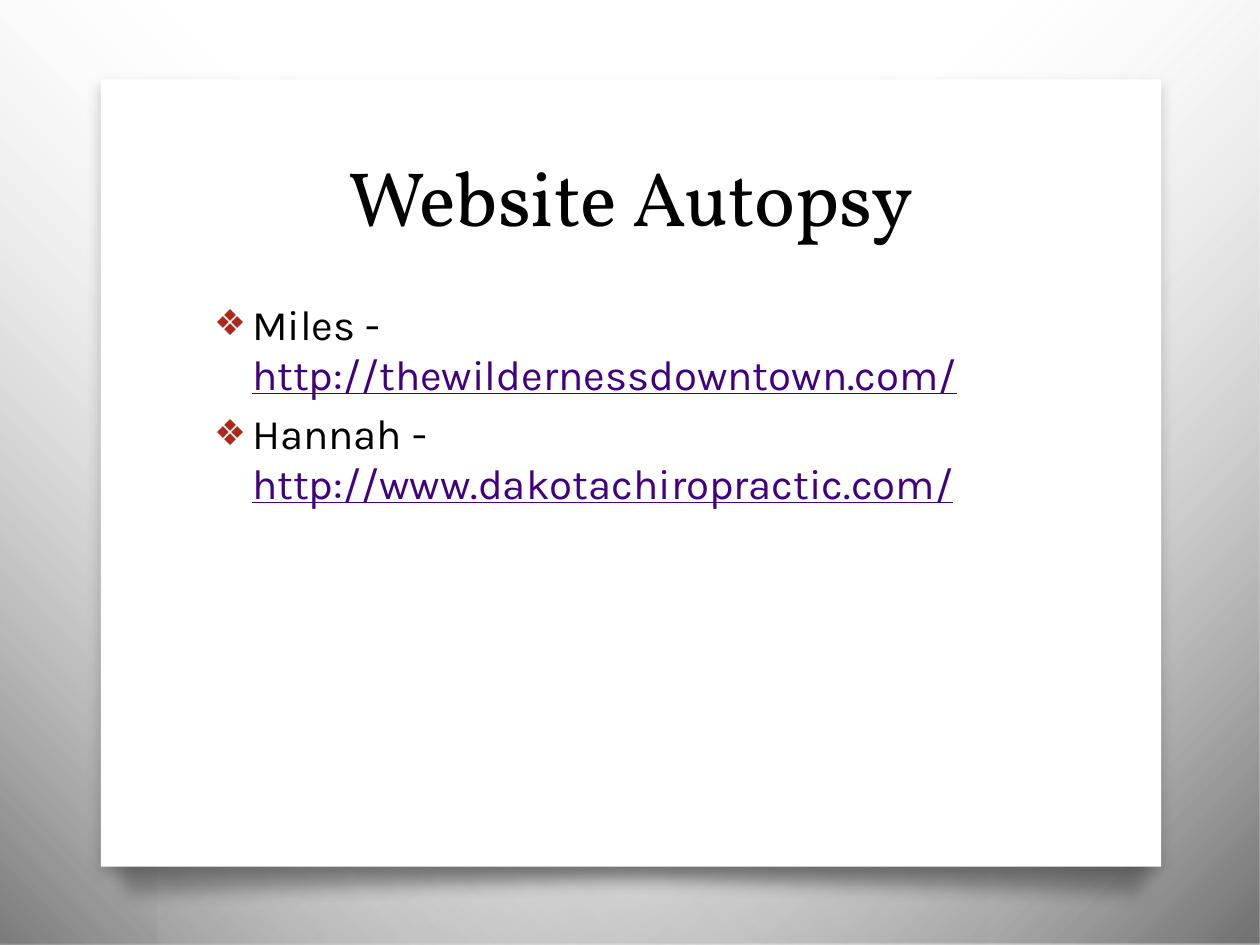
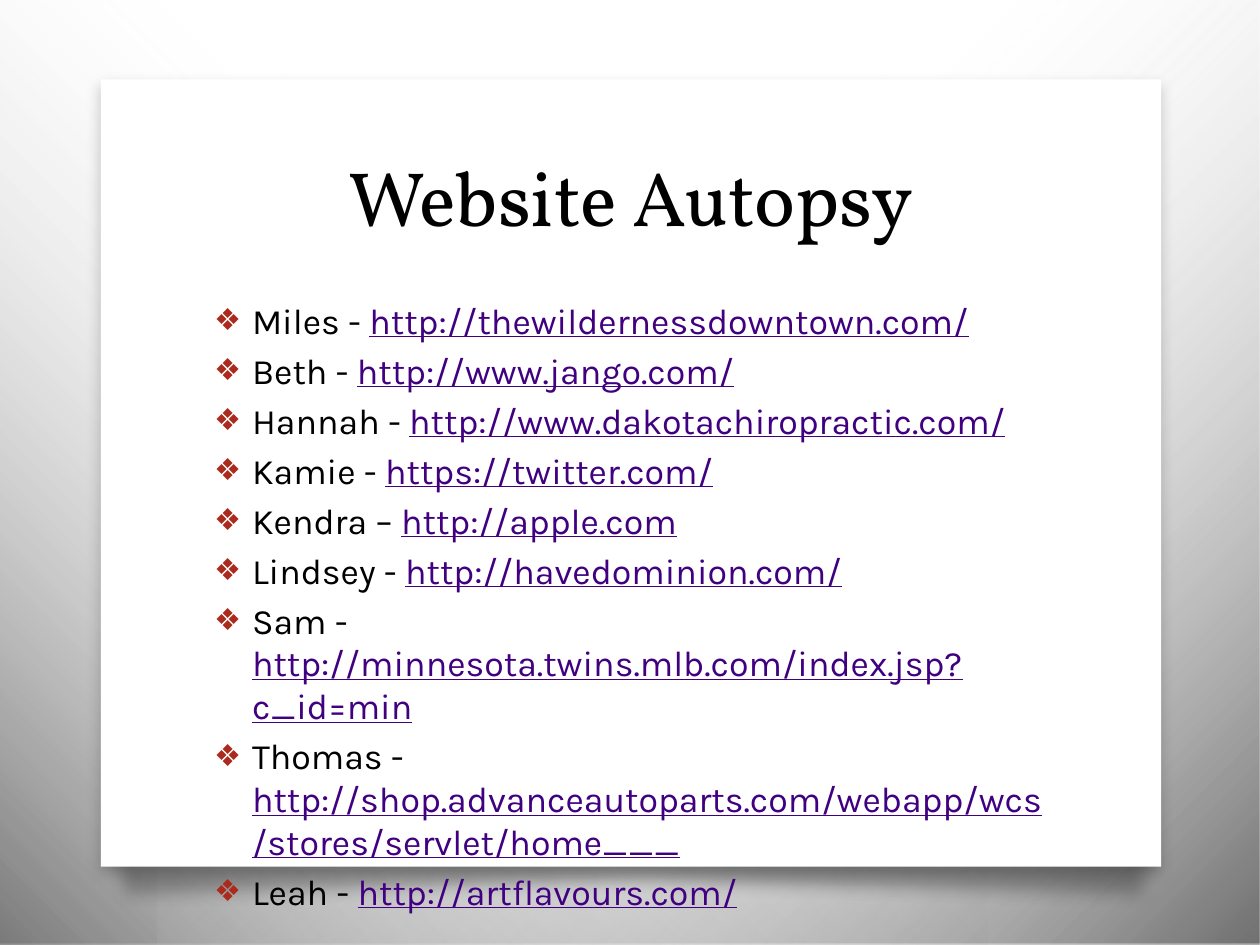
Before and after one commit to awayken/USF-ART329, a slide deck: slide 8 of slides/classfive/slides.pptx (slide 7 before the commit). Drawn at 1260x945 pixels with LibreOffice and Linux fonts; fonts in the diff are those of the drawing; background and template pictures are left out. Boxes give left, top, right and bottom in pixels: in the first picture for what was removed or moved away, otherwise in the second. Text is boxed around its words. In the diff, an @@ line names an element or a change of style, - is before the commit and + after.

```diff
--- a/slides/classfive/slides.pptx
+++ b/slides/classfive/slides.pptx
@@ text at (252, 308, 1005, 443): size 24 to 20.4 pt in "Miles - http://thewildernessdowntown.com/", "Hannah - http://www.dakotachiropractic.com/" @@
@@ text at (252, 358, 734, 393): paragraph added @@
+❖ Beth - http://www.jango.com/
@@ text at (252, 458, 1042, 914): paragraphs added @@
+❖ Kamie - https://twitter.com/
+❖ Kendra – http://apple.com
+❖ Lindsey - http://havedominion.com/
+❖ Sam - http://minnesota.twins.mlb.com/index.jsp?c_id=min
+❖ Thomas - http://shop.advanceautoparts.com/webapp/wcs/stores/servlet/home___
+❖ Leah - http://artflavours.com/
```
Also in this commit, not shown: 3 other slides changed, 2 slides added, 1 other file.
